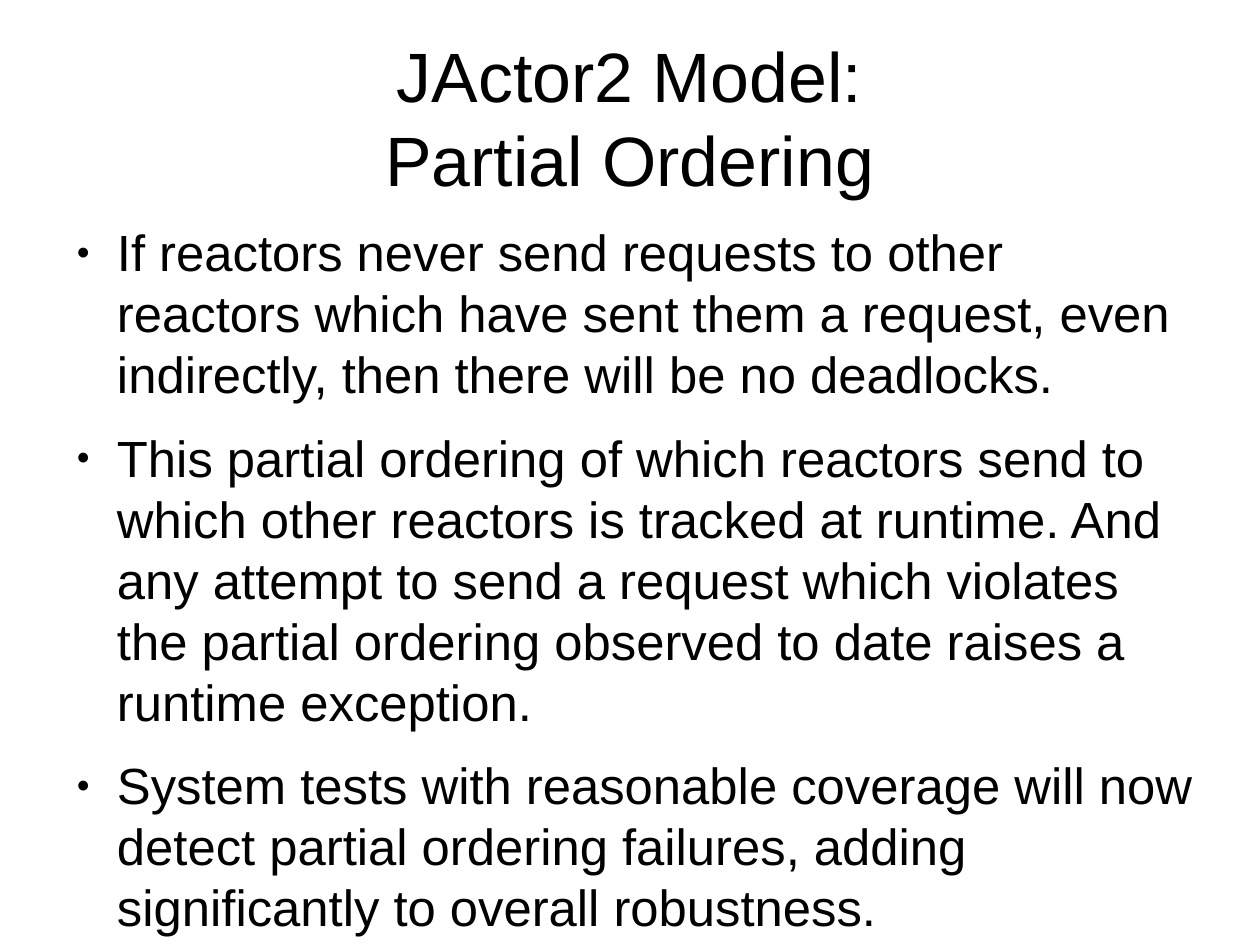
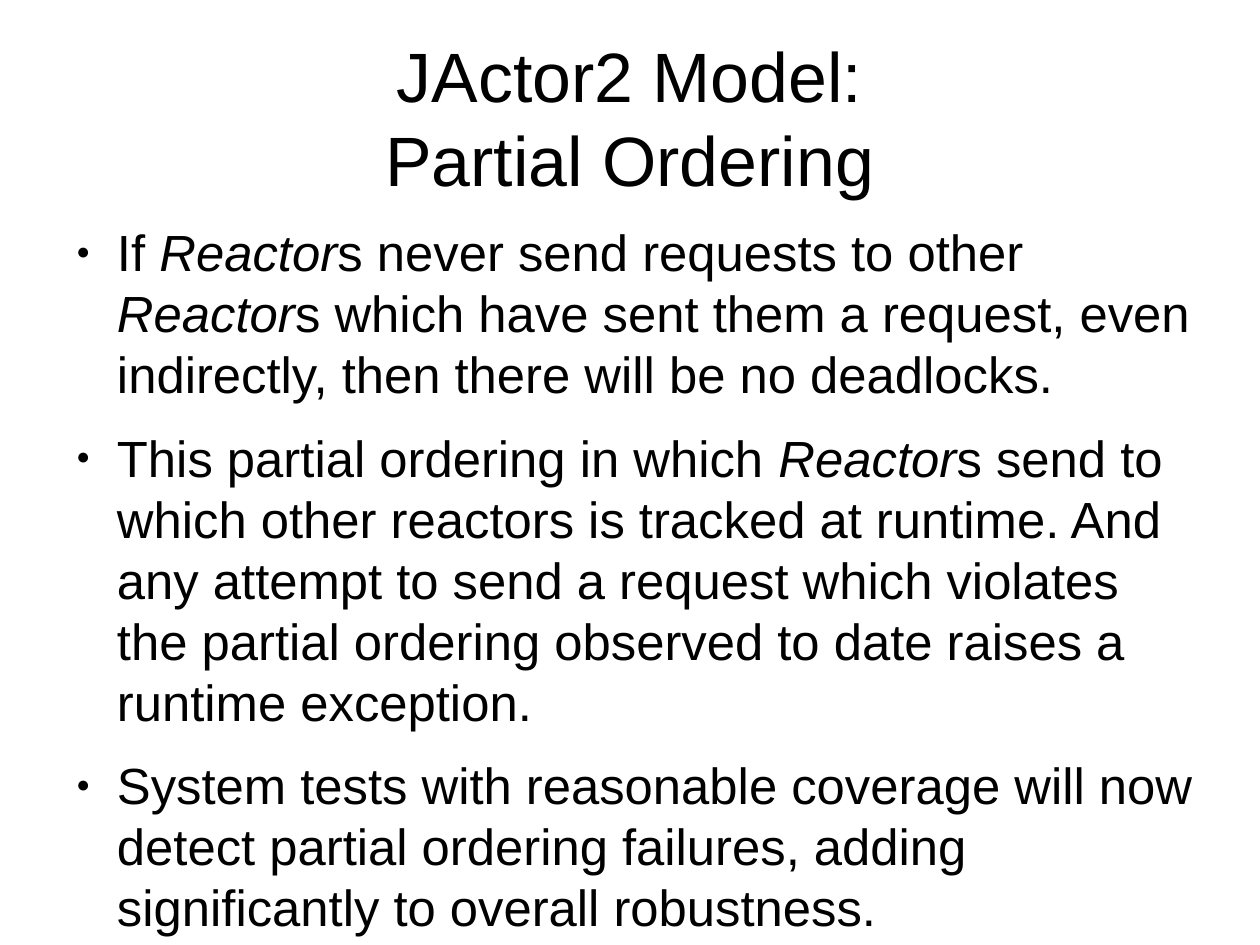
Before and after one commit to laforge49/JActor2, a slide deck: slide 11 of docs/JActor2Revisited.odp (slide 12 before the commit). Drawn at 1260x945 pixels with LibreOffice and Linux fonts; fonts in the diff are those of the drawing. Boxes give left, top, right and bottom in pixels: in the first picture for what was removed or moved away, otherwise in the second. Text is boxed around its words. In the diff, an @@ line names an element or a change of style, - is before the commit and + after.

```diff
--- a/docs/JActor2Revisited.odp
+++ b/docs/JActor2Revisited.odp
@@ text at bbox=[117, 234, 1190, 731]: text changed @@
-● If reactors never send requests to other reactors which have sent them a request, even indirectly, then there will be no deadlocks.
-● This partial ordering of which reactors send to which other reactors is tracked at runtime. And any attempt to send a request which violates the partial ordering observed to date raises a runtime exception.
+● If Reactors never send requests to other Reactors which have sent them a request, even indirectly, then there will be no deadlocks.
+● This partial ordering in which Reactors send to which other reactors is tracked at runtime. And any attempt to send a request which violates the partial ordering observed to date raises a runtime exception.
```
Also in this commit, not shown: 7 other slides changed, 1 slide added, 2 slides removed, 1 other file.
